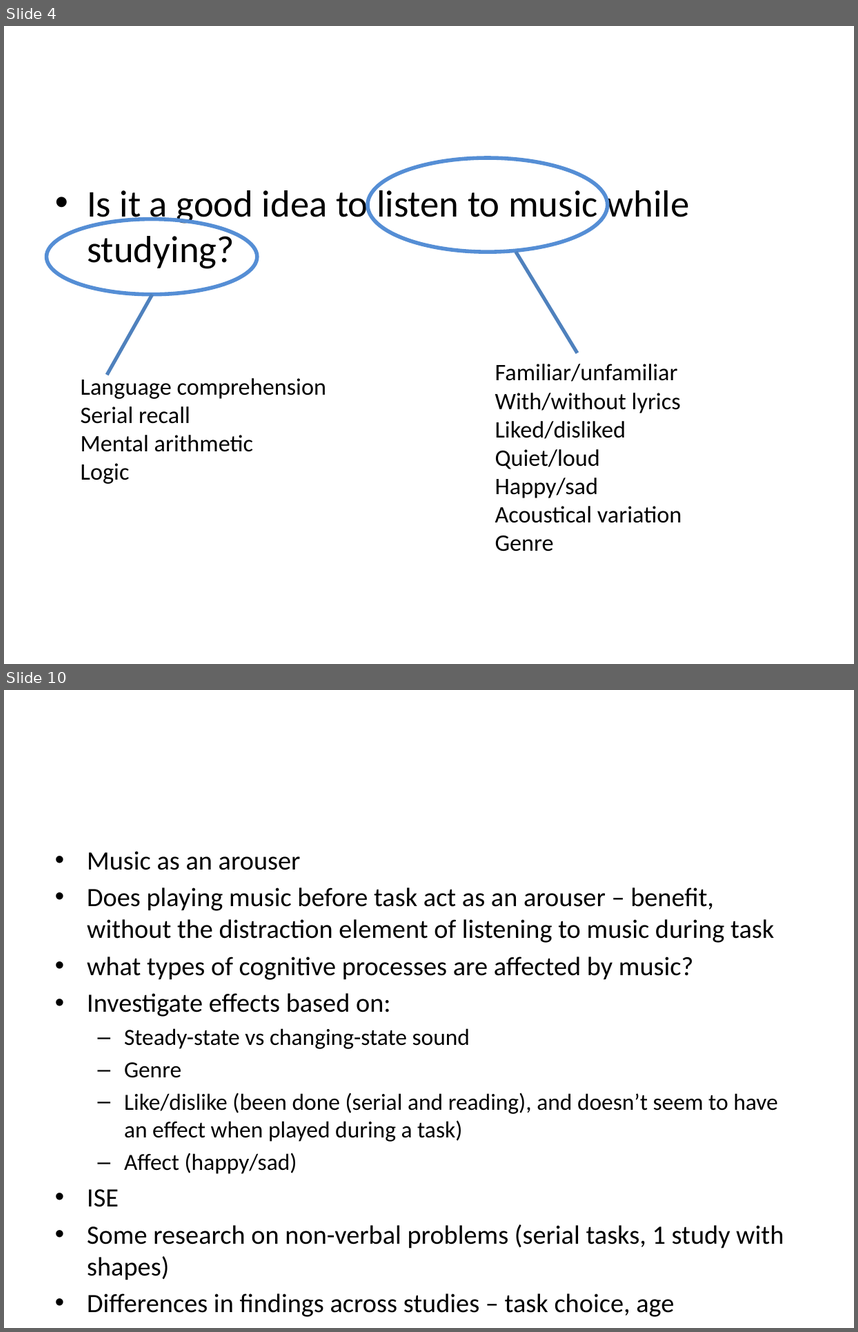
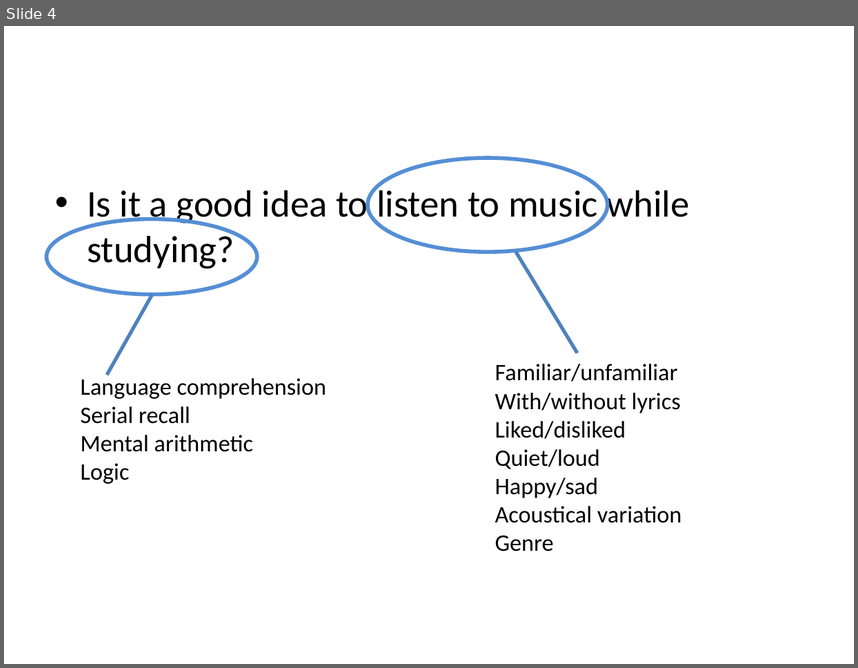
Before and after one commit to asternin/PhDProject, a slide deck: Meetings/22.08.2016-LabRetreat.pptx. Shown one above the other, each under a label of ours: slides 4 and 10 before the commit, slide 4 after it; the slides between them are not shown. The pictures are 858x1332 and 858x668 pixels, drawn with LibreOffice and Linux fonts; fonts in the diff are those of the drawing. Boxes give left, top, right and bottom in pixels: in the first picture for what was removed or moved away, otherwise in the second. Text is boxed around its words. In the diff, an @@ line names an element or a change of style, - is before the commit and + after.

```diff
--- a/Meetings/22.08.2016-LabRetreat.pptx
+++ b/Meetings/22.08.2016-LabRetreat.pptx
@@ slide 10 removed at (4, 690, 854, 1328), background #FFFFFF @@
@@ text removed at (87, 851, 784, 1317) @@
-• Music as an arouser
-• Does playing music before task act as an arouser – benefit, without the distraction element of listening to music during task
-• what types of cognitive processes are affected by music?
-• Investigate effects based on:
-  – Steady-state vs changing-state sound
-  – Genre
-  – Like/dislike (been done (serial and reading), and doesn’t seem to have an effect when played during a task)
-  – Affect (happy/sad)
-• ISE
-• Some research on non-verbal problems (serial tasks, 1 study with shapes)
-• Differences in findings across studies – task choice, age
```
Also in this commit, not shown: 5 slides changed, 3 slides added, 2 other slides removed, 8 other files.
